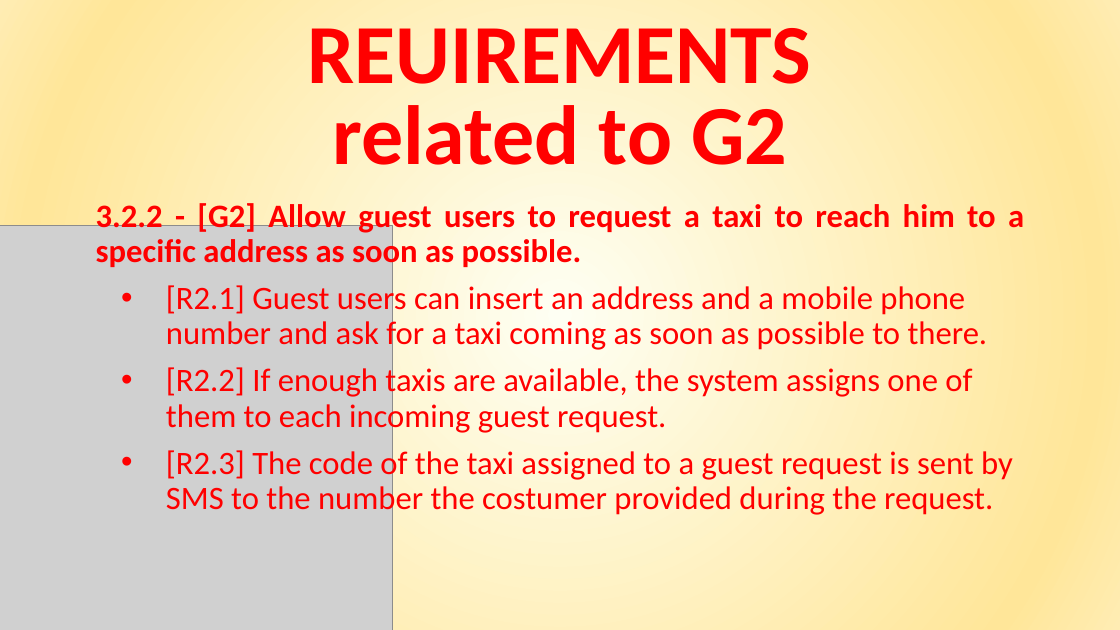
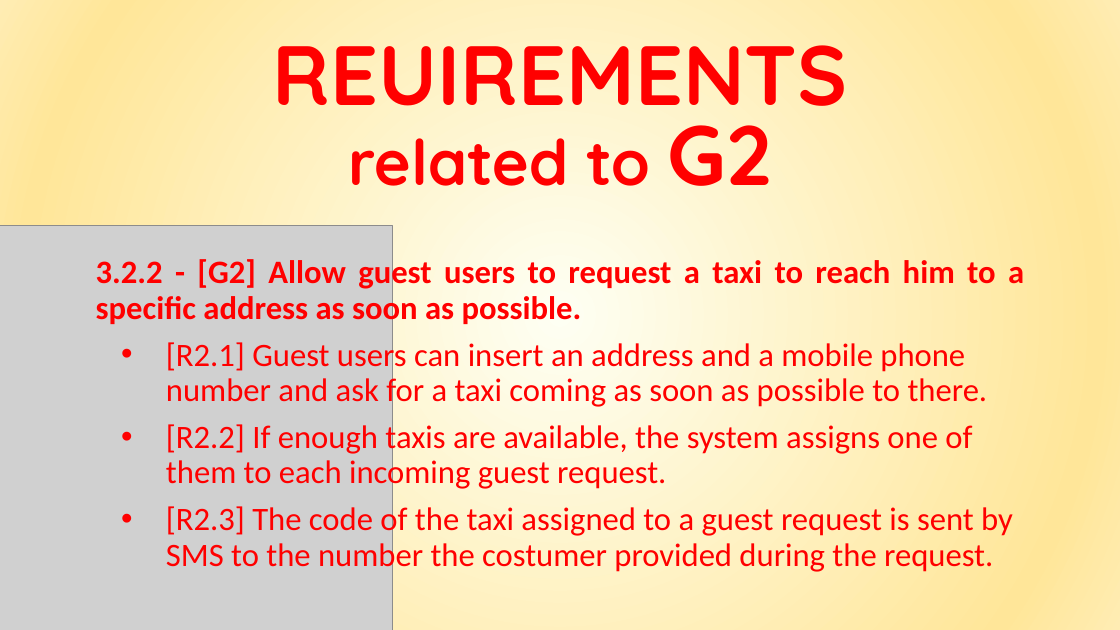
Before and after one commit to giuseppemanzi/manzinicolini, a slide deck: slide 11 of All/final presentation/Final presentation.pptx. Drawn at 1120x630 pixels with LibreOffice and Linux fonts; fonts in the diff are those of the drawing; grey boxes stand for pictures. Boxes give left, top, right and bottom in pixels: in the first picture for what was removed or moved away, otherwise in the second. Text is boxed around its words. In the diff, an @@ line names an element or a change of style, - is before the commit and + after.

```diff
--- a/All/final presentation/Final presentation.pptx
+++ b/All/final presentation/Final presentation.pptx
@@ text "REUIREMENTS": place and size @@
-text "REUIREMENTS" at (308,28,812,165)
+text "REUIREMENTS" at (272,45,847,186)
@@ text "REUIREMENTS" at (272,45,847,186): font Calibri to Quicksand; size 72 to 54 pt in "related to" @@
@@ text "3.2.2 - [G2] Allow guest ...": place and size @@
-text "3.2.2 - [G2] Allow guest ..." at (96,203,1024,517)
+text "3.2.2 - [G2] Allow guest ..." at (96,257,1024,574)
```
Also in this commit, not shown: 13 other slides changed, 6 slides added, 1 other file.
